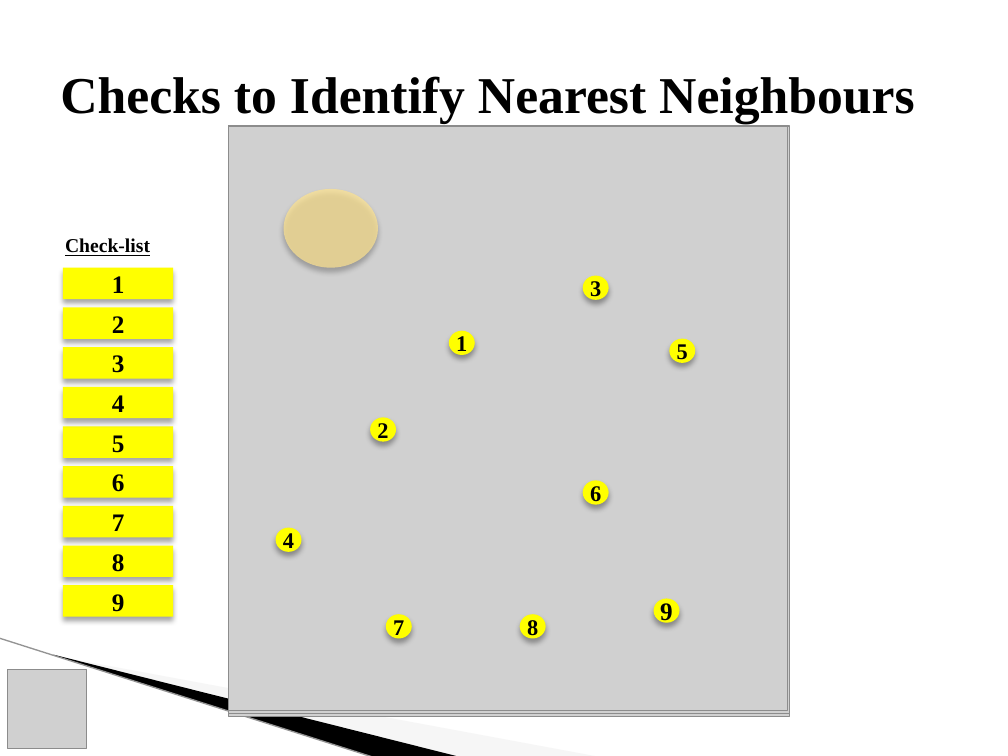
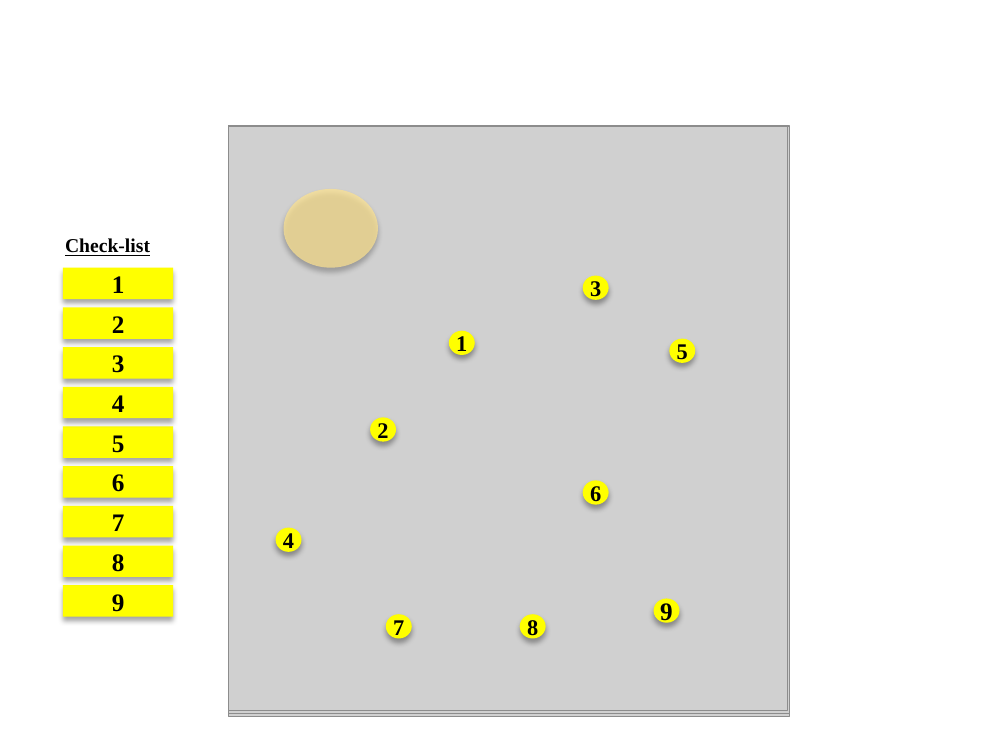
Before and after one commit to agcl-mr/PathPlanningComp, a slide deck: slide 9 of Submission/ME18B074_Mid_Term_Review_ppt.pptx. Drawn at 1008x756 pixels with LibreOffice and Linux fonts; fonts in the diff are those of the drawing; grey boxes stand for pictures; background and template pictures are left out. Boxes give left, top, right and bottom in pixels: in the first picture for what was removed or moved away, otherwise in the second. Text is boxed around its words. In the diff, an @@ line names an element or a change of style, - is before the commit and + after.

```diff
--- a/Submission/ME18B074_Mid_Term_Review_ppt.pptx
+++ b/Submission/ME18B074_Mid_Term_Review_ppt.pptx
@@ rectangle added at bbox=[0, 0, 1008, 756], fill #FFFFFF @@
@@ title removed at bbox=[60, 76, 915, 124] @@
-Checks to Identify Nearest Neighbours
@@ freeform shape removed at bbox=[79, 551, 498, 711] @@
@@ picture removed at bbox=[8, 669, 87, 748] @@
```
Also in this commit, not shown: 1 slide added, 47 other files.
